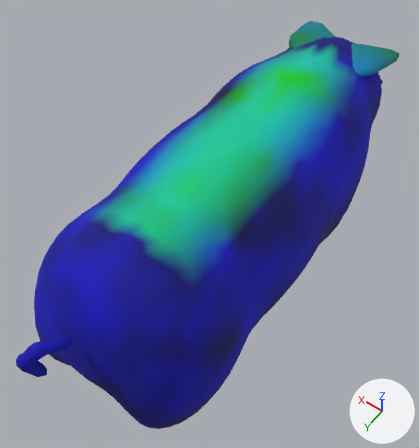
An edit to the glTF model assets/beast_pig.glb, drawn before and after from the same camera.
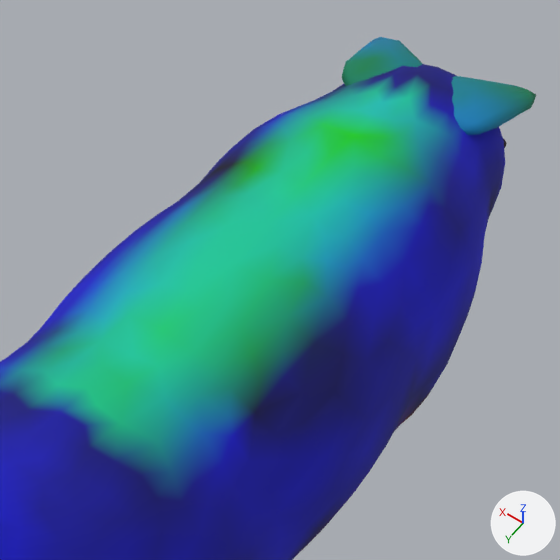
Old and new are each drawn whole from a camera (50 mm lens) standing at (-0.545, 0.813, 1.693) and looking at (0.06, -0.033, 0.363) and again close up on the part from 22% to 99% of the width and 0% to 71% of the height. Every picture has the same lights, and +X, +Y and +Z are marked at lower right. The last two pictures show the newer version. Vertices at exactly the same position are counted once.

Objects in the first close-up: 'beast_pig_fur'.
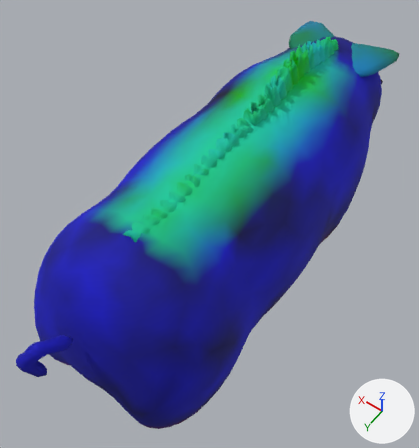
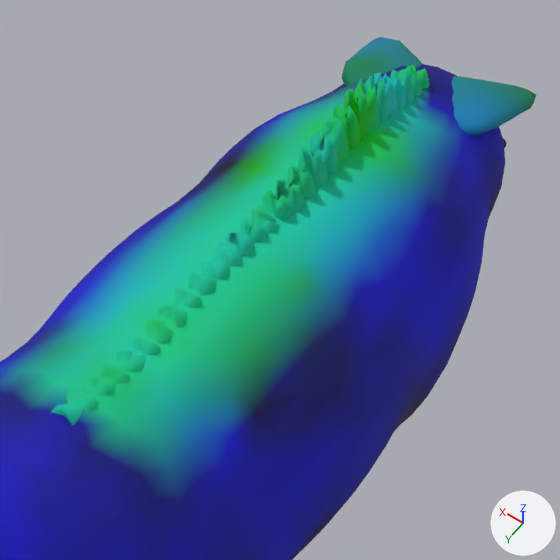
The edits, one by one:
me_beast_pig_fur is used by ob_beast_pig_fur; location (0.0, 0.0, 0.0).
me_beast_pig_fur had 1820 vertices, 3620 faces and spanned x -0.26..0.26, y -0.9..0.64, z -0.01..0.74.
me_beast_pig_fur now has 2272 vertices, 4520 faces and spans x -0.26..0.26, y -0.9..0.64, z -0.01..0.81.
me_beast_pig_fur part 1: a new loose piece of 452 vertices spanning x -0.03..0.03, y -0.57..0.33, z 0.64..0.81, in mat_mat_fur.

Where the change shows, as pixel boxes [x1, y1, x2, y2] in the close-ups (560 x 560 px):
part 1 of me_beast_pig_fur, added: after [51, 65, 429, 426]
